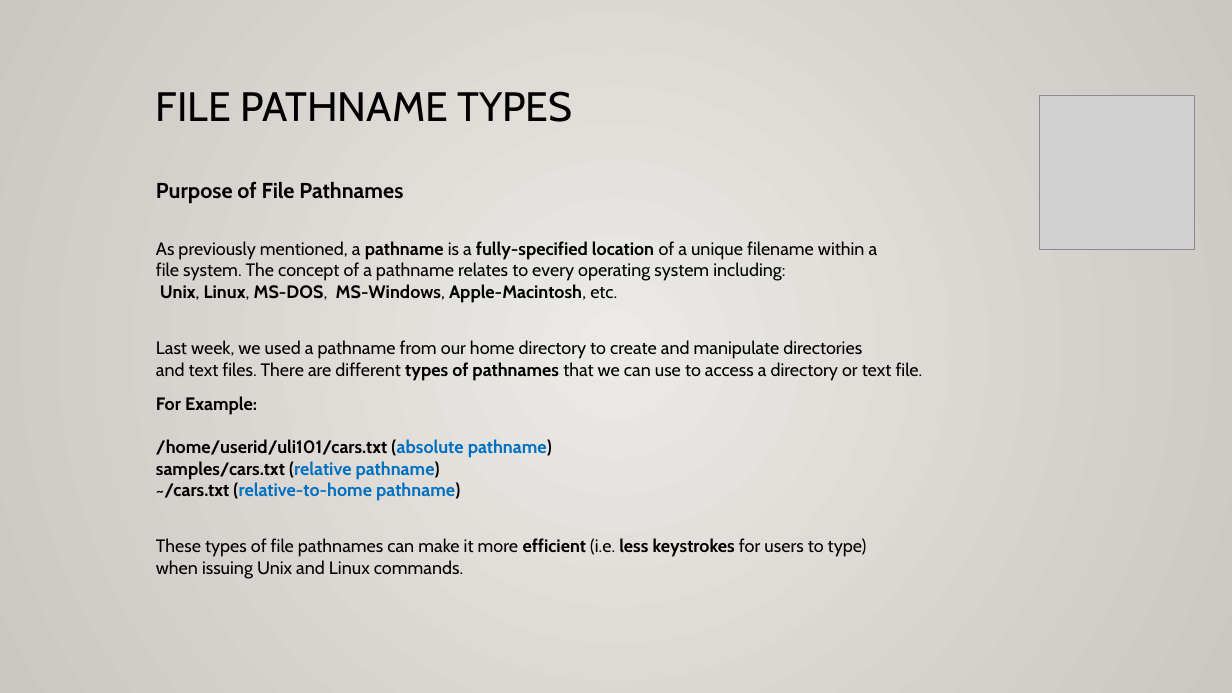
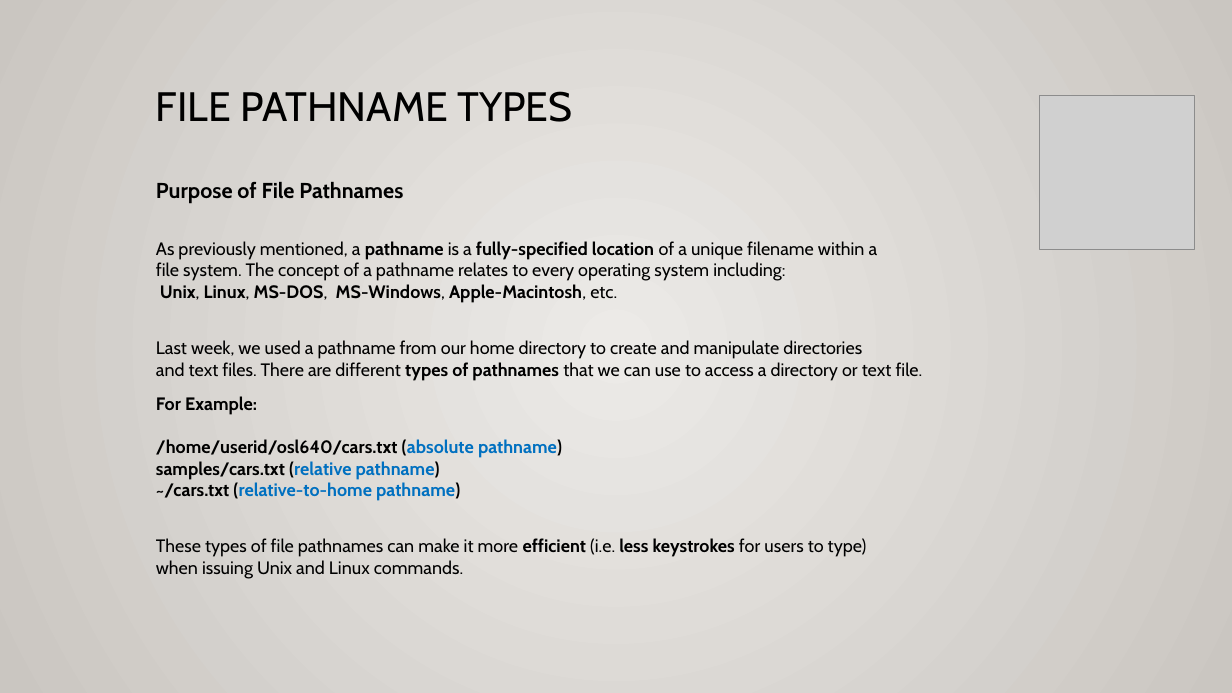
Before and after one commit to Seneca-ICTOER/OSL640, a slide deck: slide 3 of static/slides/OSL640-Week3.pptx. Drawn at 1232x693 pixels with LibreOffice and Linux fonts; fonts in the diff are those of the drawing; grey boxes stand for pictures. Boxes give left, top, right and bottom in pixels: in the first picture for what was removed or moved away, otherwise in the second. Text is boxed around its words. In the diff, an @@ line names an element or a change of style, - is before the commit and + after.

Commit message:
Updated slides.

```diff
--- a/static/slides/OSL640-Week3.pptx
+++ b/static/slides/OSL640-Week3.pptx
@@ text at bbox=[156, 396, 562, 501]: text changed @@
-For Example:
-/home/userid/uli101/cars.txt (absolute pathname)
-samples/cars.txt (relative pathname)
-~/cars.txt (relative-to-home pathname)
+For Example:
+/home/userid/osl640/cars.txt (absolute pathname)
+samples/cars.txt (relative pathname)
+~/cars.txt (relative-to-home pathname)
```
Also in this commit, not shown: 2 other slides changed, 13 other files.
